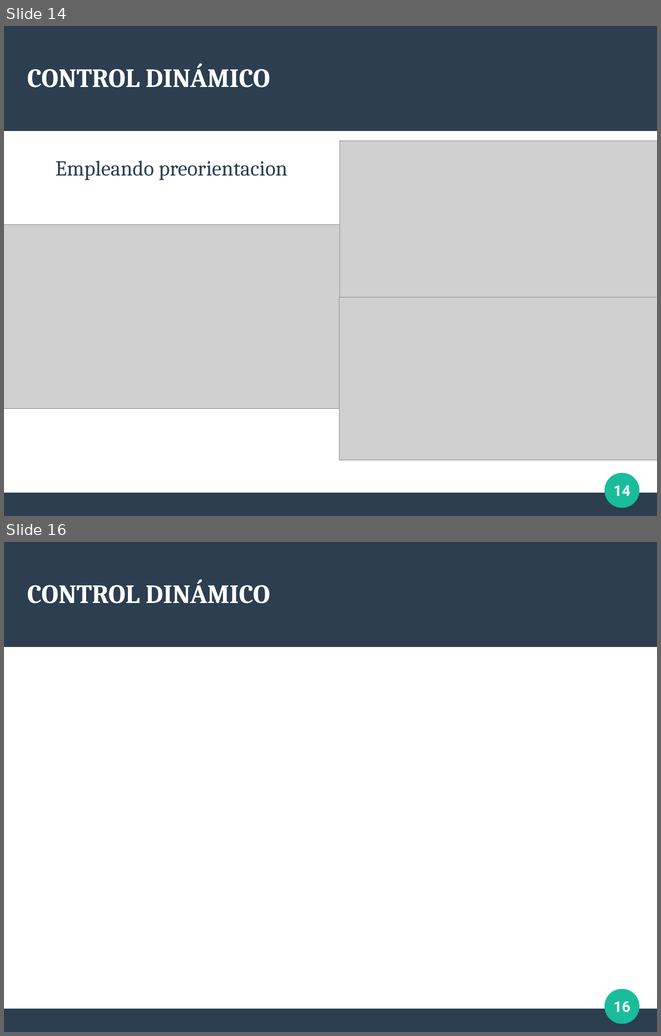
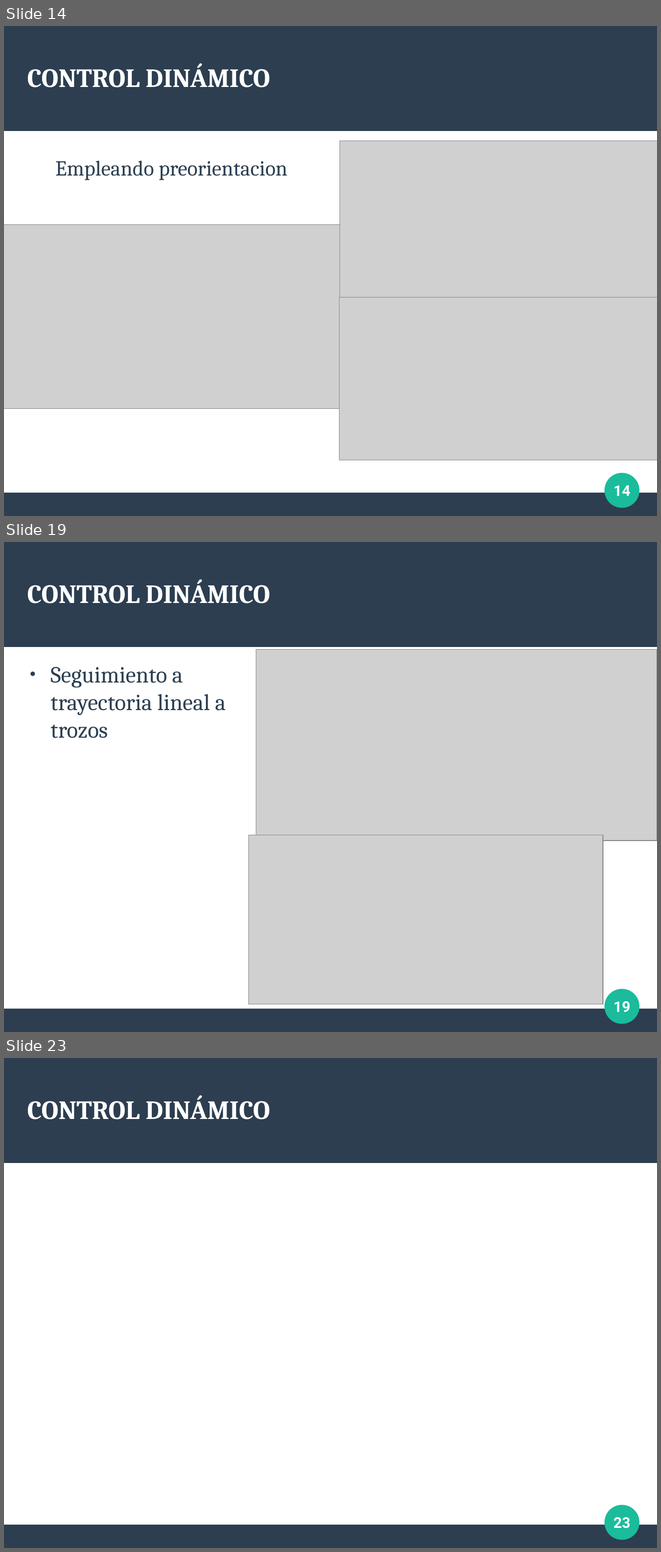
Before and after one commit to Arrivederccimamasita/Synchro_Drive_CyPR, a slide deck: Presentacion_defensa/defensa.odp. Shown one above the other, each under a label of ours: slides 14 and 16 before the commit, slides 14, 19 and 23 after it; the slides between them are not shown. The pictures are 661x1036 and 661x1552 pixels, drawn with LibreOffice and Linux fonts; fonts in the diff are those of the drawing; grey boxes stand for pictures. Boxes give left, top, right and bottom in pixels: in the first picture for what was removed or moved away, otherwise in the second. Text is boxed around its words. In the diff, an @@ line names an element or a change of style, - is before the commit and + after.

```diff
--- a/Presentacion_defensa/defensa.odp
+++ b/Presentacion_defensa/defensa.odp
@@ slide 19 added at box(4, 542, 657, 1032), background #FFFFFF; not listed: 3 template elements that a slide beside it also shows @@
@@ title added at box(27, 579, 270, 603), 32 pt, text #FFFFFF, bold @@
+CONTROL DINÁMICO
@@ picture added at box(256, 649, 657, 840) @@
@@ text added at box(51, 667, 226, 738), 28 pt, text #2C3E50 @@
+● Seguimiento a
+trayectoria lineal a
+trozos
@@ picture added at box(249, 835, 603, 1004) @@
@@ page number added at box(614, 1001, 630, 1012), 18 pt, text #FFFFFF, bold @@
+19
@@ what was slide 16 is now slide 23 @@
@@ page number at box(614, 1517, 630, 1528): text changed @@
-16
+23
```
Also in this commit, not shown: 9 slides changed, 4 other slides added, 1 slide removed, 5 other files.
